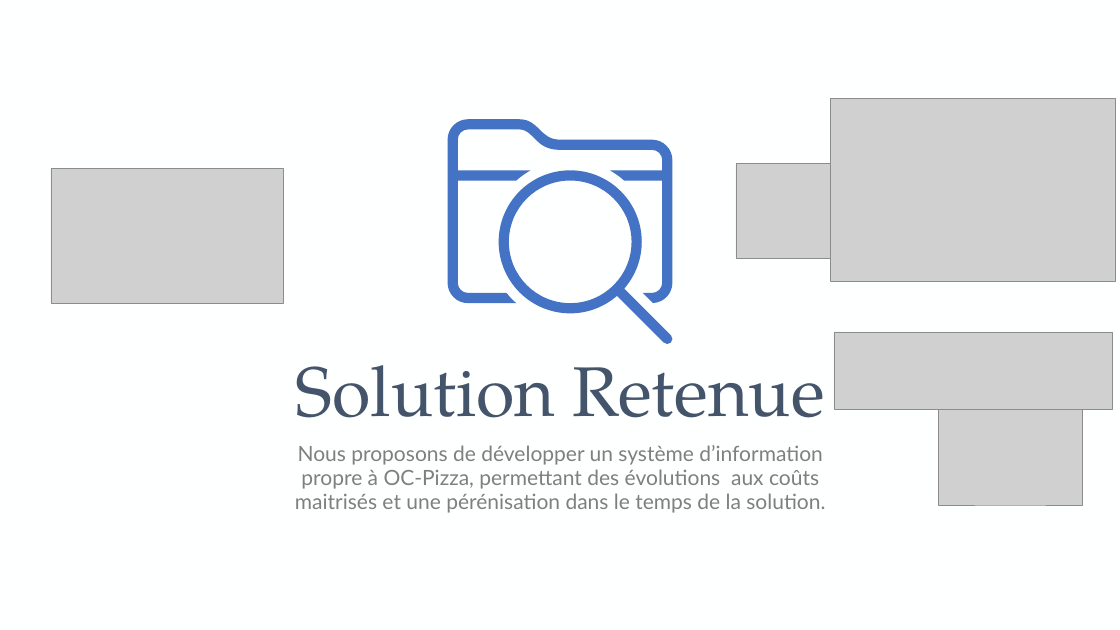
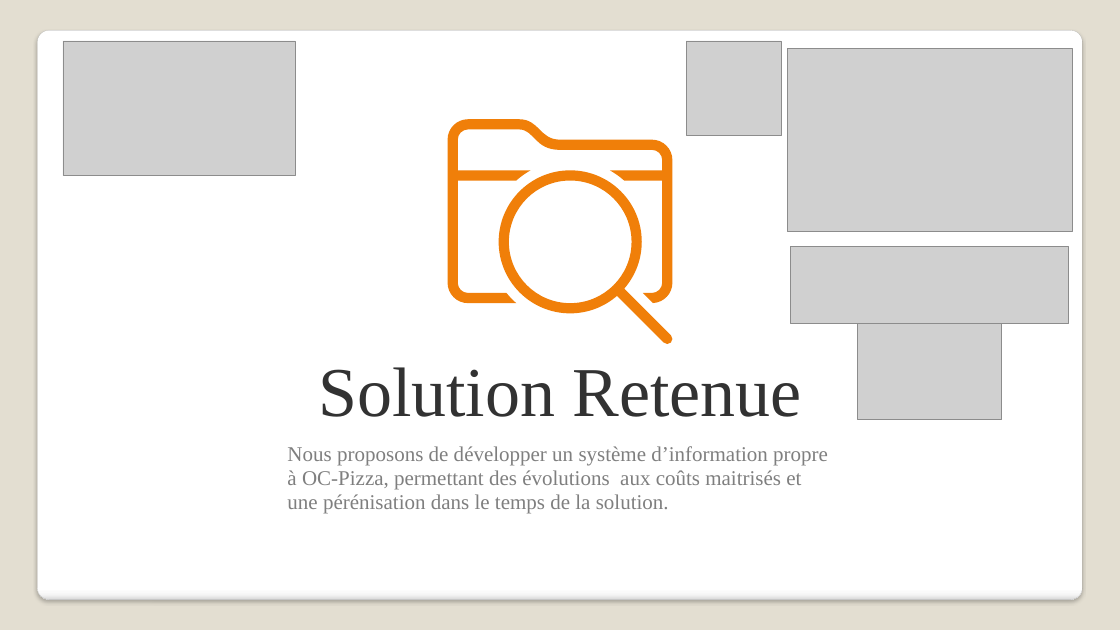
Before and after one commit to rvallet/oc-pizza, a slide deck: slide 5 of pdf/src/Solution_Technique_OC-Pizza_RemyVALLET.pptx (slide 4 before the commit). Drawn at 1120x630 pixels with LibreOffice and Linux fonts; fonts in the diff are those of the drawing; grey boxes stand for pictures. Boxes give left, top, right and bottom in pixels: in the first picture for what was removed or moved away, otherwise in the second. Text is boxed around its words. In the diff, an @@ line names an element or a change of style, - is before the commit and + after.

```diff
--- a/pdf/src/Solution_Technique_OC-Pizza_RemyVALLET.pptx
+++ b/pdf/src/Solution_Technique_OC-Pizza_RemyVALLET.pptx
@@ background #FEFFFF to #E3DED1 @@
@@ rounded rectangle added at [37, 30, 1083, 599], fill gradient #FFFFFF to #F7F7F7 to #DADADA, outline #A4A4A4 0.16 pt @@
@@ picture: place and size @@
-picture at [51, 168, 283, 303]
+picture at [63, 41, 295, 176]
@@ picture: place and size @@
-picture at [736, 163, 831, 258]
+picture at [686, 41, 781, 135]
@@ picture: place and size @@
-picture at [831, 98, 1115, 281]
+picture at [787, 48, 1072, 232]
@@ freeform shape at [447, 119, 672, 344]: fill #4472C4 to #F07F09 @@
@@ picture: place and size @@
-picture at [834, 332, 1112, 409]
+picture at [791, 247, 1069, 324]
@@ picture: place and size @@
-picture at [938, 409, 1082, 505]
+picture at [857, 323, 1002, 420]
@@ text "Solution Retenue" at [318, 367, 802, 417]: font TeX Gyre Pagella to Times New Roman, text colour #44546A to #323232 @@
@@ text "Nous proposons de développer un ..." at [287, 446, 828, 514]: font Lato to Times New Roman; alignment centre to left @@
```
Also in this commit, not shown: 5 other slides changed, 1 slide added, 1 other file.
